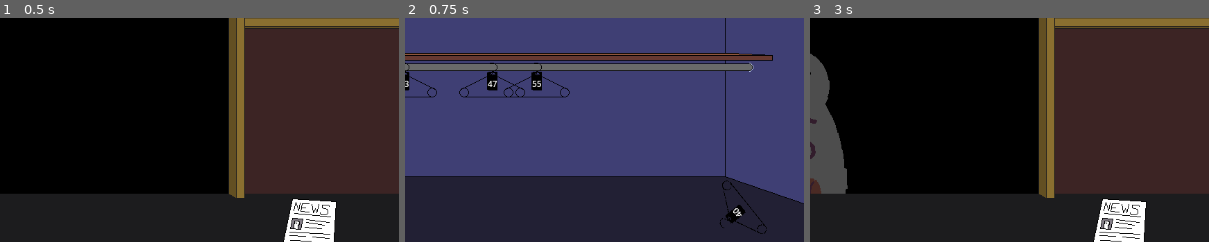
Above: before the commit, frames 1-3 (left to right).
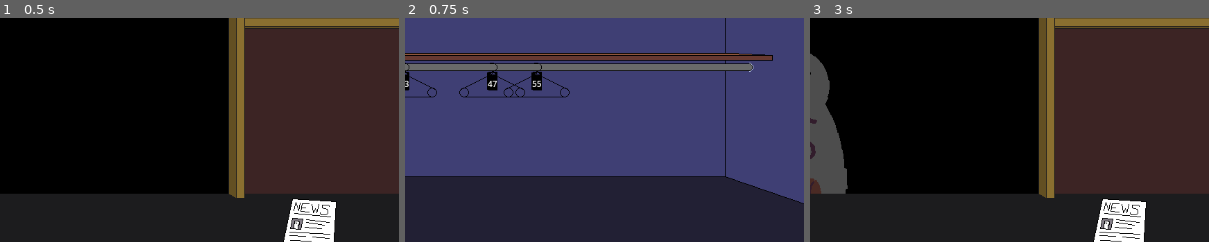
Above: after the commit, the same moments.

Repository: Reicher/cloakroom
Game: Godot game, scene res://scenes/game.tscn
Same seed, same stepped clock (60 frames per second), same inputs: the game is played once before the commit and once after it.
Inputs (mouse positions are % of the whole screen's width and height, from its top left):
- Up to frame 1 (0.5 s): no input
- Up to frame 2 (0.75 s): click (50, 96) at 0.5 s
- Up to frame 3 (3 s): click (50, 96) at 1.25 s; click (50, 96) at 2 s; tap Enter at 2.75 s; move the mouse to (22, 29) at 2.77 s; click (22, 29) at 2.92 s
The pictures show only the part of the screen within x 50-100%, y 39-89%; the shares and areas given below are measured in that part.

Frame 1 is identical in both runs. In frame 2, 0.3% of the frame differs, in the area x 78-91%, y 72-97%; in frame 3, nothing differs.

Commit message:
fix hand a bit

Diff:
--- a/scenes/backRoom.tscn
+++ b/scenes/backRoom.tscn
@@ -36,12 +36,7 @@
 [node name="Hanger9" parent="." instance=ExtResource("3_noerm")]
 position = Vector2(290, 328)
 
-[node name="Hanger10" parent="." instance=ExtResource("3_noerm")]
-position = Vector2(1039, 551)
-rotation = -2.24589
-
 [node name="Surface" parent="." instance=ExtResource("4_qo0e2")]
-can_hold_items = true
 
 [node name="CollisionPolygon2D" type="CollisionPolygon2D" parent="Surface"]
 polygon = PackedVector2Array(115, -25, 1040, -26, 1153, 15, 1156, 139, -2, 142, 0, 12)
--- a/scripts/game.gd
+++ b/scripts/game.gd
@@ -21,7 +21,6 @@
 		guest.dropItem.connect(hand.add_pickable)
 
 		counter_view.add_guest(guest)
-		hand.add_surface(guest.surface)
 
 		# Night data should be some sort of struct
 		guest.notify_opening_hours(0, night_duration)
--- a/scripts/hand.gd
+++ b/scripts/hand.gd
@@ -2,7 +2,6 @@
 
 const MAX_HELD_ITEMS := 3
 var held_items: Array = []  # Stack to hold items
-var surfaces: Array = []
 var item_offset := Vector2(25, 25)  # spacing between items
 
 func _ready() -> void:
@@ -11,15 +10,8 @@
 		if pickable.has_signal("picked"):
 			add_pickable(pickable)
 
-	# Store all surfaces
-	for surface in get_tree().get_nodes_in_group("surface"):
-		add_surface(surface)
-
 func add_pickable(item: Node2D):
 	item.picked.connect(pick_up_item)
-
-func add_surface(surface: Area2D):
-	surfaces.append(surface)
 
 func pick_up_item(item: Node2D):
 	if held_items.size() >= MAX_HELD_ITEMS:
@@ -34,7 +26,7 @@
 		return
 
 	var affected_surfaces = []
-	for surface in surfaces:
+	for surface in get_tree().get_nodes_in_group("surface"):
 		if surface.is_visible_in_tree() and surface.mouse_inside():
 			affected_surfaces.append(surface)
 
